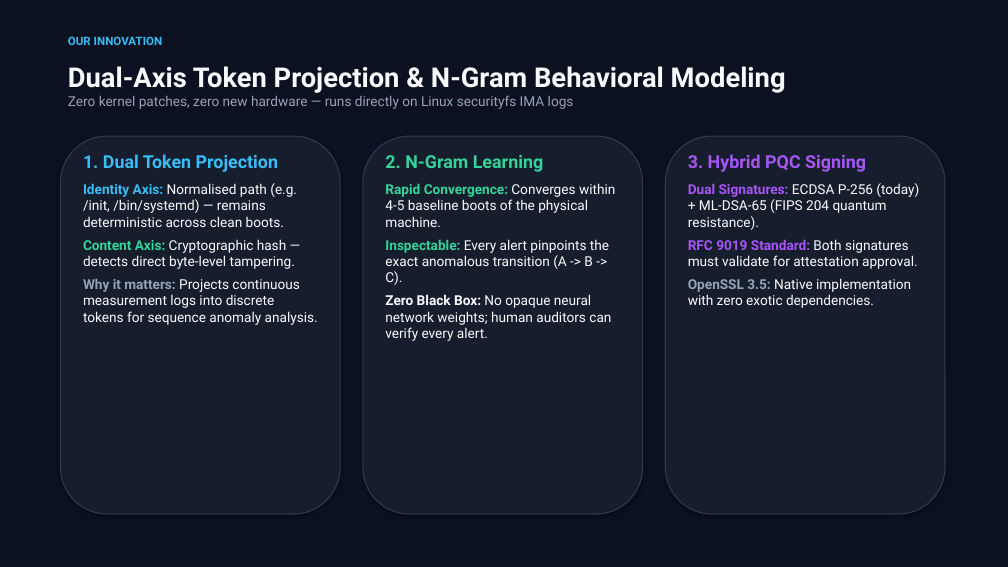
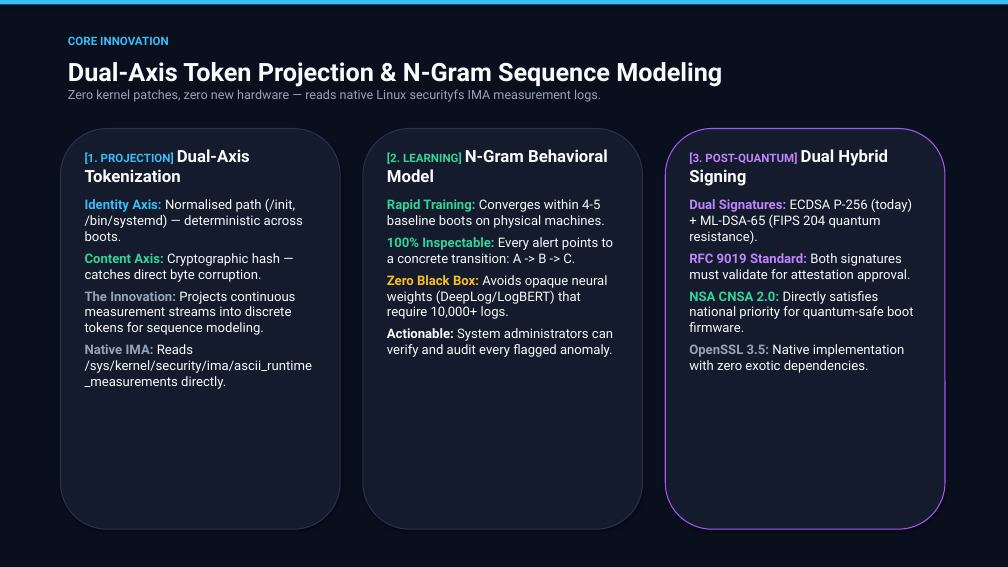
Before and after one commit to basithladdu/prahari, a slide deck: slide 3 of docs/PRAHARI.pptx. Drawn at 1008x567 pixels with LibreOffice and Linux fonts; fonts in the diff are those of the drawing. Boxes give left, top, right and bottom in pixels: in the first picture for what was removed or moved away, otherwise in the second. Text is boxed around its words. In the diff, an @@ line names an element or a change of style, - is before the commit and + after.

Commit message:
Deliver refined masterpiece presentation deck with high-impact visual design

```diff
--- a/docs/PRAHARI.pptx
+++ b/docs/PRAHARI.pptx
@@ rectangle at (x1=0, y1=0, x2=1008, y2=567): fill #0B1120 to #0A0F1D @@
@@ rectangle added at (x1=0, y1=0, x2=1008, y2=5), fill #38BDF8 @@
@@ text at (x1=68, y1=36, x2=169, y2=45): text changed @@
-OUR INNOVATION
+CORE INNOVATION
@@ text at (x1=68, y1=62, x2=722, y2=102): text changed; size 13 to 12 pt @@
-Dual-Axis Token Projection & N-Gram Behavioral Modeling
-Zero kernel patches, zero new hardware — runs directly on Linux securityfs IMA logs
+Dual-Axis Token Projection & N-Gram Sequence Modeling
+Zero kernel patches, zero new hardware — reads native Linux securityfs IMA measurement logs.
@@ rounded rectangle resized from (x1=60, y1=136, x2=340, y2=514) to (x1=60, y1=129, x2=340, y2=529) @@
@@ rounded rectangle at (x1=60, y1=129, x2=340, y2=529): fill #161E2E to #131B2C; outline #2D3B55 1 pt to #26334D 1 pt @@
@@ text at (x1=85, y1=149, x2=313, y2=389): text changed; size 13 to 12.5 pt @@
-1. Dual Token Projection
-Identity Axis: Normalised path (e.g. /init, /bin/systemd) — remains deterministic across clean boots.
-Content Axis: Cryptographic hash — detects direct byte-level tampering.
-Why it matters: Projects continuous measurement logs into discrete tokens for sequence anomaly analysis.
+[1. PROJECTION] Dual-Axis Tokenization
+Identity Axis: Normalised path (/init, /bin/systemd) — deterministic across boots.
+Content Axis: Cryptographic hash — catches direct byte corruption.
+The Innovation: Projects continuous measurement streams into discrete tokens for sequence modeling.
+Native IMA: Reads /sys/kernel/security/ima/ascii_runtime_measurements directly.
@@ rounded rectangle at (x1=363, y1=129, x2=643, y2=529): fill #161E2E to #131B2C; outline #2D3B55 1 pt to #26334D 1 pt @@
@@ rounded rectangle resized from (x1=363, y1=136, x2=643, y2=514) to (x1=363, y1=129, x2=643, y2=529) @@
@@ text at (x1=387, y1=149, x2=614, y2=357): text changed; size 13 to 12.5 pt @@
-2. N-Gram Learning
-Rapid Convergence: Converges within 4-5 baseline boots of the physical machine.
-Inspectable: Every alert pinpoints the exact anomalous transition (A -> B -> C).
-Zero Black Box: No opaque neural network weights; human auditors can verify every alert.
+[2. LEARNING] N-Gram Behavioral Model
+Rapid Training: Converges within 4-5 baseline boots on physical machines.
+100% Inspectable: Every alert points to a concrete transition: A -> B -> C.
+Zero Black Box: Avoids opaque neural weights (DeepLog/LogBERT) that require 10,000+ logs.
+Actionable: System administrators can verify and audit every flagged anomaly.
@@ rounded rectangle resized from (x1=665, y1=136, x2=945, y2=514) to (x1=665, y1=129, x2=945, y2=529) @@
@@ rounded rectangle at (x1=665, y1=129, x2=945, y2=529): fill #161E2E to #131B2C; outline #2D3B55 1 pt to #A855F7 1 pt @@
@@ text at (x1=689, y1=149, x2=888, y2=166): text changed; size 17 to 16 pt; text colour #A855F7 to #F8FAFC @@
-3. Hybrid PQC Signing
+[3. POST-QUANTUM] Dual Hybrid Signing
@@ text at (x1=689, y1=198, x2=912, y2=373): size 13 to 12.5 pt in "Dual Signatures: ECDSA P-256 (today) + ML-DSA-65 ...", "RFC 9019 Standard: Both signatures must validate ...", "OpenSSL 3.5: Native implementation with zero exotic ..."; text colour #A855F7 to #C084FC in "Dual Signatures:", "RFC 9019 Standard:" @@
@@ text at (x1=689, y1=291, x2=914, y2=332): paragraph added @@
+NSA CNSA 2.0: Directly satisfies national priority for quantum-safe boot firmware.
```
Also in this commit, not shown: 6 other slides changed.
